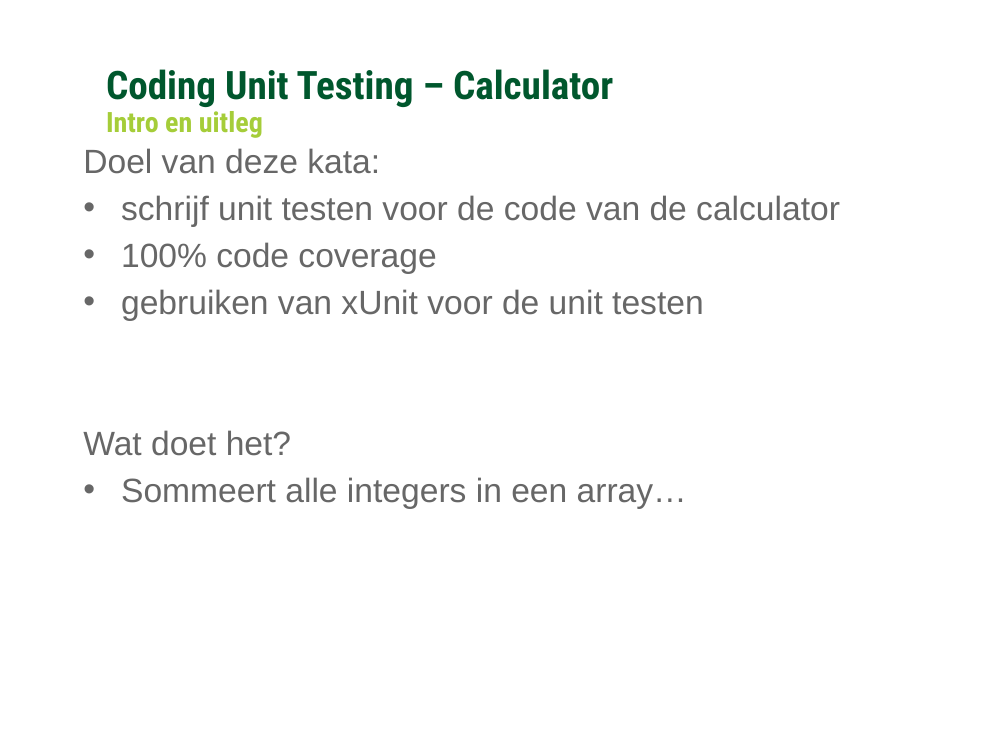
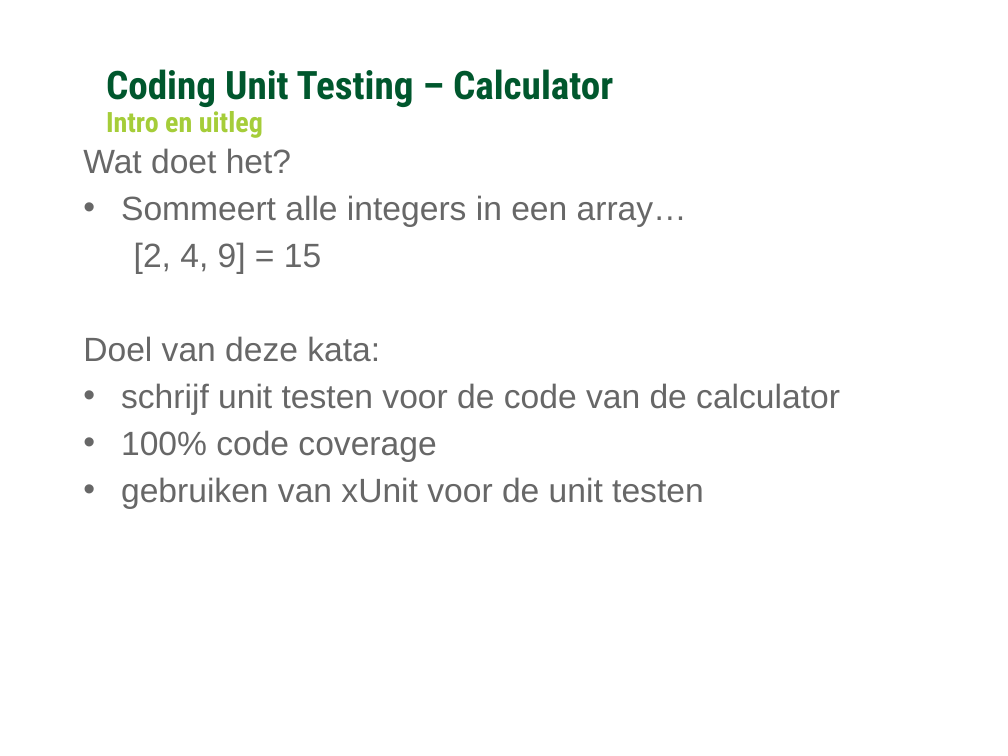
Before and after one commit to Ozindar/GCUnitTestDojo, a slide deck: slide 3 of calculator/Coding Kata - Calculator.pptx. Drawn at 1008x756 pixels with LibreOffice and Linux fonts; fonts in the diff are those of the drawing; background and template pictures are left out. Boxes give left, top, right and bottom in pixels: in the first picture for what was removed or moved away, otherwise in the second. Text is boxed around its words. In the diff, an @@ line names an element or a change of style, - is before the commit and + after.

```diff
--- a/calculator/Coding Kata - Calculator.pptx
+++ b/calculator/Coding Kata - Calculator.pptx
@@ text at (x1=83, y1=148, x2=687, y2=274): paragraphs added @@
+Wat doet het?
+• Sommeert alle integers in een array…
+[2, 4, 9] = 15
@@ text at (x1=83, y1=430, x2=687, y2=509): paragraphs removed @@
-Wat doet het?
-• Sommeert alle integers in een array…
```
Also in this commit, not shown: 2 other files.
